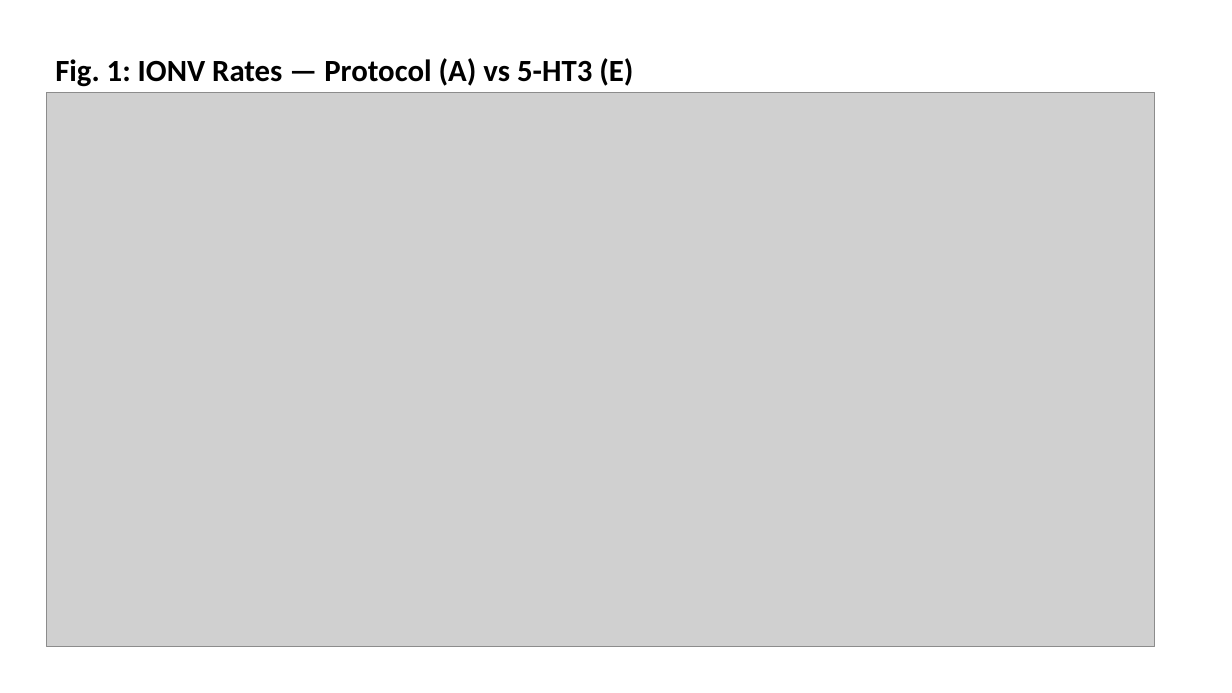
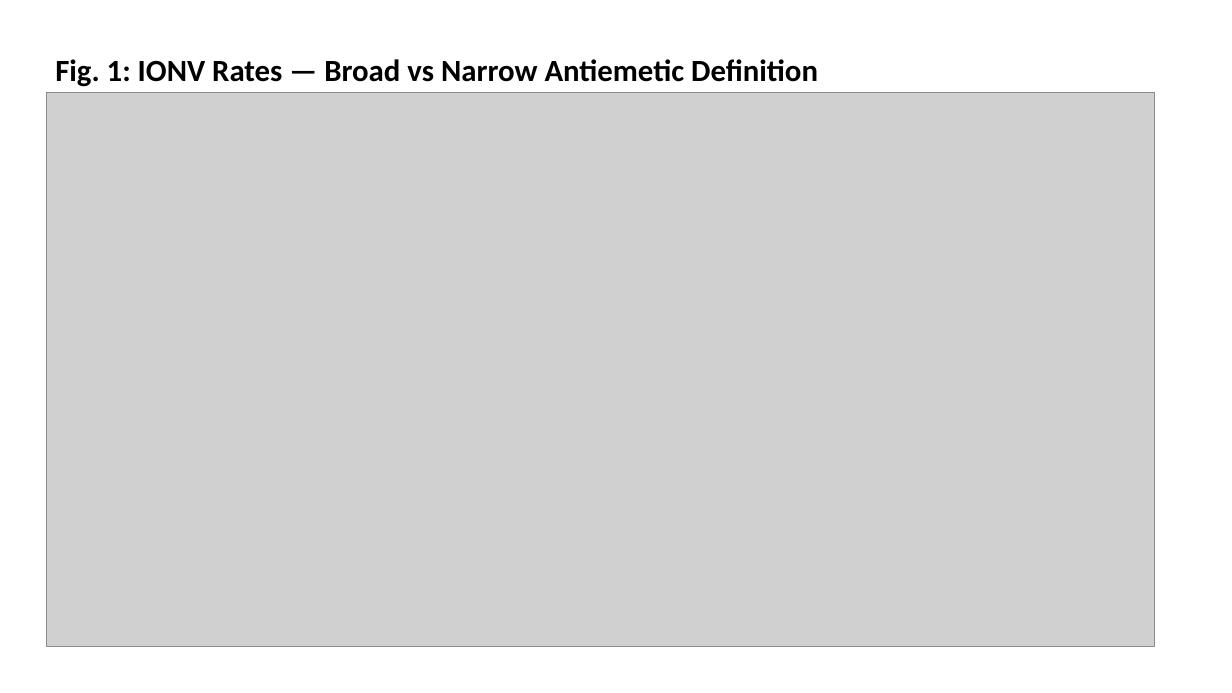
Before and after one commit to bougtoir/heat-accidents-mortality, a slide deck: slide 1 of yago_ionv/figures_ionv_e.pptx. Drawn at 1232x693 pixels with LibreOffice and Linux fonts; fonts in the diff are those of the drawing; grey boxes stand for pictures. Boxes give left, top, right and bottom in pixels: in the first picture for what was removed or moved away, otherwise in the second. Text is boxed around its words. In the diff, an @@ line names an element or a change of style, - is before the commit and + after.

```diff
--- a/yago_ionv/figures_ionv_e.pptx
+++ b/yago_ionv/figures_ionv_e.pptx
@@ text at <box>55,59,818,87</box>: text changed @@
-Fig. 1: IONV Rates — Protocol (A) vs 5-HT3 (E)
+Fig. 1: IONV Rates — Broad vs Narrow Antiemetic Definition
```
Also in this commit, not shown: 3 other slides changed, 9 other files.
